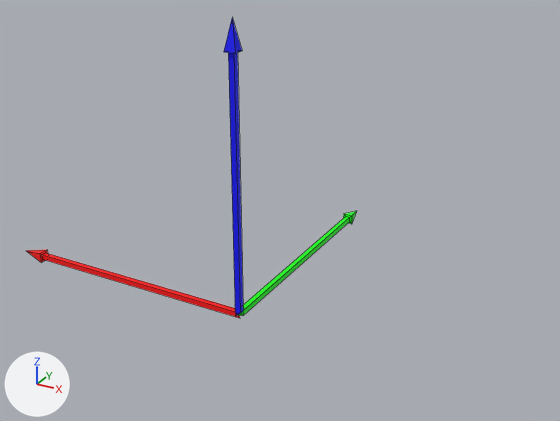
What one commit did to the FBX model Runtime/Models/CoordinateSystemLH.fbx.
Before and after are seen from a 50 mm lens placed at (1.23, -1.95, 1.39), pointed at (-0.03, 0.35, 0.24). Lighting does not change. The marker at lower left points along +X, +Y and +Z. The first picture is the older version. Mesh edges are drawn as thin lines.

The scene before the commit, as lines of its bpy script (objects in view):
```python
me_coordinatesystemlh = bpy.data.meshes.new('CoordinateSystemLH')
me_coordinatesystemlh.from_pydata(...)  # 39 vertices, 36 faces; spans x -1.0..0.02, y -0.02..1.0, z -0.02..1.0
# faces by material slot: [12, 12, 12]
me_coordinatesystemlh.materials.append(mat_x_axis)  # red #ff0000
me_coordinatesystemlh.materials.append(mat_y_axis)  # green #00ff00
me_coordinatesystemlh.materials.append(mat_z_axis)  # blue #0000ff
ob_coordinatesystemlh = bpy.data.objects.new('CoordinateSystemLH', me_coordinatesystemlh)
ob_coordinatesystemlh.location = (0.0, 0.0, 0.0)
```
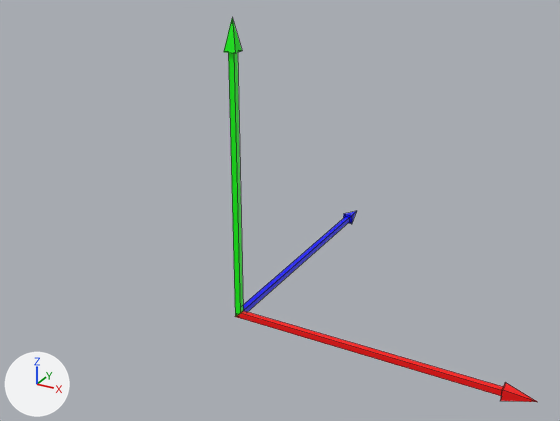
Where the newer file only moved an object's origin or applied its transform, the numbers keep the older frame.

The change in detail:
me_coordinatesystemlh is used by ob_coordinatesystemlh; location (0.0, 0.0, 0.0).
me_coordinatesystemlh had 39 vertices, 36 faces and spanned x -1.0..0.02, y -0.02..1.0, z -0.02..1.0.
me_coordinatesystemlh now has 39 vertices, 36 faces and spans x -0.02..1.0, y -0.02..1.0, z -0.02..1.0.
me_coordinatesystemlh part 1: the loose piece of 13 vertices spanning x -1.0..0.01, y -0.02..0.02, z -0.02..0.02 is mirrored in x about the mesh origin.
me_coordinatesystemlh part 2: all 12 faces that had it switch from mat_y_axis (green #00ff00) to mat_z_axis (blue #0000ff).
me_coordinatesystemlh part 3: all 12 faces that had it switch from mat_z_axis (blue #0000ff) to mat_y_axis (green #00ff00).

Where the change shows, as pixel boxes (x1, y1, x2, y2) in the pictures (560 x 421 px; the box of a moved part takes in the faces that stretch with it):
'CoordinateSystemLH', reshaped, recoloured (28% taller)
    before: (27, 19, 357, 318)
    after: (224, 19, 537, 402)
part 1 of me_coordinatesystemlh, moved or reshaped
    before: (27, 250, 240, 318)
    after: (236, 311, 537, 402)
part 2 of me_coordinatesystemlh, recoloured
    both: (243, 211, 357, 312)
part 3 of me_coordinatesystemlh, recoloured (blue to green)
    both: (224, 19, 243, 315)
